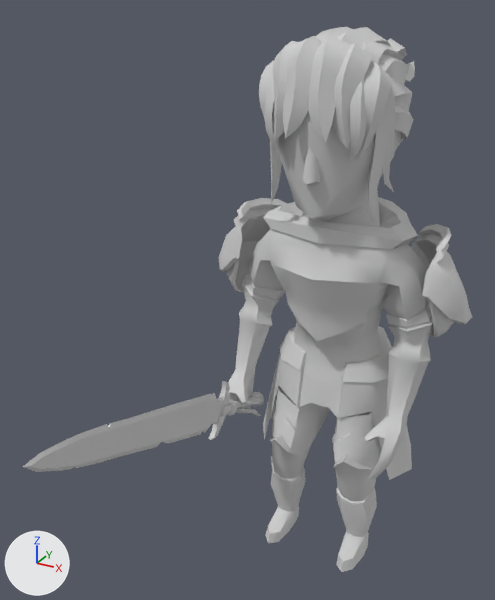
The glTF model models/Warrior.glb: old version first, new version second.
Camera for both pictures: a camera (50 mm lens) standing at (1.21, -3.19, 3.03) and looking at (-0.23, -0.58, 1.72). The axes (+X, +Y, +Z) are drawn at lower left. The lights are the same throughout.

Objects in the first picture: 'Face__ncl1_29.002', 'ShoulderPad.L__ncl1_29.000', 'ShoulderPad.R__ncl1_29.001', 'Warrior_Body__ncl1_29.005', 'Warrior_Sword_Cylinder.001'.
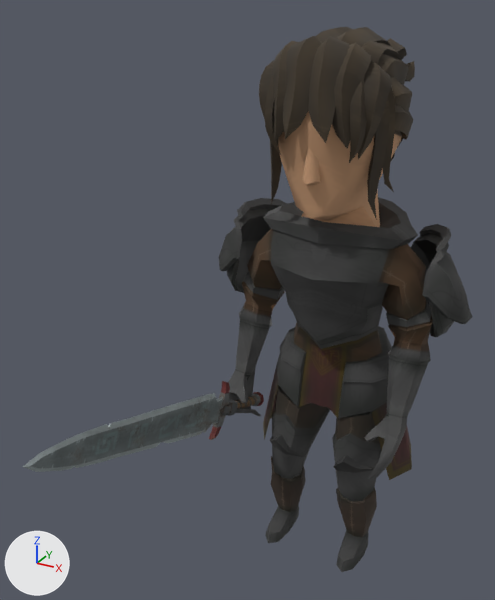
Changed parts and their boxes (x1, y1, x2, y2) in the pictures (495 x 600 px):
'Warrior_Body__ncl1_29.005', surface changed: (228, 111, 433, 572) in both
'Face__ncl1_29.002', surface changed: (259, 27, 415, 220) in both
'Warrior_Sword_Cylinder.001', surface changed: (23, 381, 264, 472) in both
'ShoulderPad.L__ncl1_29.000', surface changed (grey to black): (411, 224, 472, 337) in both
'ShoulderPad.R__ncl1_29.001', surface changed (grey to black): (219, 198, 287, 293) in both

Edits to the bpy script that builds the scene:
```text
Add img_warrior_texture:
    img_warrior_texture = load_image('Warrior_Texture', '_unpacked/Warrior_Texture', 1024, 1024, 'sRGB')
Add img_warrior_sword_texture:
    img_warrior_sword_texture = load_image('Warrior_Sword_Texture', '_unpacked/Warrior_Sword_Texture', 512, 512, 'sRGB')
Change mat_warrior_sword_texture:
    remove mat_warrior_sword_texture.base_color = (0.64, 0.64, 0.64)  # light grey #d1d1d1
    add mat_warrior_sword_texture.texture = img_warrior_sword_texture
Change mat_warrior_texture:
    remove mat_warrior_texture.base_color = (0.64, 0.64, 0.64)  # light grey #d1d1d1
    add mat_warrior_texture.texture = img_warrior_texture
```
